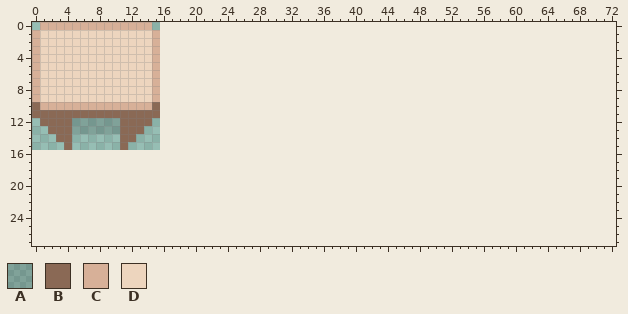
File history of a sprite sheet, site/img/section-title.png. The picture above was drawn from the file before the commit.
The file is 32x32 pixels, drawn in blocks of 2x2; one block is one cell here. The old version is drawn lined up with the new one, on the new canvas.
Palette (. is transparent): A #00000026  B #8a6955  C #d7b098  D #edd5be
Pixels before, first column x 0:
 0 .CCCCCCCCCCCCCC.
 1 CDDDDDDDDDDDDDDC
 2 CDDDDDDDDDDDDDDC
 3 CDDDDDDDDDDDDDDC
 4 CDDDDDDDDDDDDDDC
 5 CDDDDDDDDDDDDDDC
 6 CDDDDDDDDDDDDDDC
 7 CDDDDDDDDDDDDDDC
 8 CDDDDDDDDDDDDDDC
 9 CDDDDDDDDDDDDDDC
10 BCCCCCCCCCCCCCCB
11 BBBBBBBBBBBBBBBB
12 .BBBBAAAAAABBBB.
13 ..BBBAAAAAABBB..
14 ...BB......BB...
15 ....B......B....
The result:
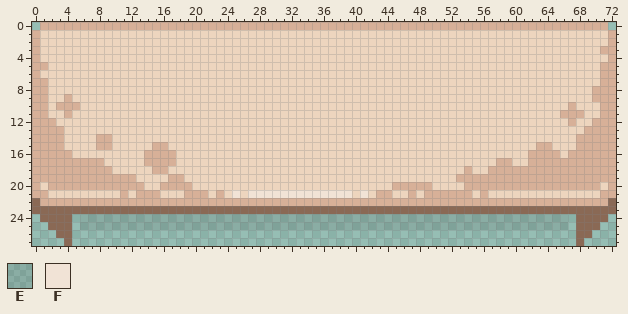
Colours new in this view: E #33333320  F #f1e3d6
The exact change:
canvas 16x16 -> 73x28
Changed rows in their new state; - is an unchanged pixel.
first column x 0:
 0 ---------------CCCCCCCCCCCCCCCCCCCCCCCCCCCCCCCCCCCCCCCCCCCCCCCCCCCCCCCCC-
 1 ---------------DDDDDDDDDDDDDDDDDDDDDDDDDDDDDDDDDDDDDDDDDDDDDDDDDDDDDDDDDC
 2 ---------------DDDDDDDDDDDDDDDDDDDDDDDDDDDDDDDDDDDDDDDDDDDDDDDDDDDDDDDDDC
 3 ---------------DDDDDDDDDDDDDDDDDDDDDDDDDDDDDDDDDDDDDDDDDDDDDDDDDDDDDDDDCC
 4 ---------------DDDDDDDDDDDDDDDDDDDDDDDDDDDDDDDDDDDDDDDDDDDDDDDDDDDDDDDDDC
 5 -C-------------DDDDDDDDDDDDDDDDDDDDDDDDDDDDDDDDDDDDDDDDDDDDDDDDDDDDDDDDCC
 6 ---------------DDDDDDDDDDDDDDDDDDDDDDDDDDDDDDDDDDDDDDDDDDDDDDDDDDDDDDDDCC
 7 -C-------------DDDDDDDDDDDDDDDDDDDDDDDDDDDDDDDDDDDDDDDDDDDDDDDDDDDDDDDDCC
 8 -C-------------DDDDDDDDDDDDDDDDDDDDDDDDDDDDDDDDDDDDDDDDDDDDDDDDDDDDDDDCCC
 9 -C--C----------DDDDDDDDDDDDDDDDDDDDDDDDDDDDDDDDDDDDDDDDDDDDDDDDDDDDDDDCCC
10 C-D---DDDDDDDDDDDDDDDDDDDDDDDDDDDDDDDDDDDDDDDDDDDDDDDDDDDDDDDDDDDDDCDDDCC
11 CCDDCDDDDDDDDDDDDDDDDDDDDDDDDDDDDDDDDDDDDDDDDDDDDDDDDDDDDDDDDDDDDDCCCDDCC
12 CCCDDDDDDDDDDDDDDDDDDDDDDDDDDDDDDDDDDDDDDDDDDDDDDDDDDDDDDDDDDDDDDDDCDDCCC
13 CCCCDDDDDDDDDDDDDDDDDDDDDDDDDDDDDDDDDDDDDDDDDDDDDDDDDDDDDDDDDDDDDDDDDCCCC
14 CCCCDDDDCCDDDDDDDDDDDDDDDDDDDDDDDDDDDDDDDDDDDDDDDDDDDDDDDDDDDDDDDDDDCCCCC
15 CCCCDDDDCCDDDDDCCDDDDDDDDDDDDDDDDDDDDDDDDDDDDDDDDDDDDDDDDDDDDDDCCDDDCCCCC
16 CCCCCDDDDDDDDDCCCCDDDDDDDDDDDDDDDDDDDDDDDDDDDDDDDDDDDDDDDDDDDDCCCCDCCCCCC
17 CCCCCCCCCDDDDDCCCCDDDDDDDDDDDDDDDDDDDDDDDDDDDDDDDDDDDDDDDDCCDDCCCCCCCCCCC
18 CCCCCCCCCCDDDDDCCDDDDDDDDDDDDDDDDDDDDDDDDDDDDDDDDDDDDDCDDCCCCCCCCCCCCCCCC
19 CCCCCCCCCCCCCDDDDCCDDDDDDDDDDDDDDDDDDDDDDDDDDDDDDDDDDCCCCCCCCCCCCCCCCCCCC
20 CDCCCCCCCCCCCCDDCCCCDDDDDDDDDDDDDDDDDDDDDDDDDCCCCCDDDDCCCCCCCCCCCCCCCCCDC
21 CCDDDDDDDDDCDCCCDDDCCCDCDFDFFFFFFFFFFFFFDFDCCDDCDCCCCCCDCDDDDDDDDDDDDDDCC
22 BCCCCCCCCCCCCCCCCCCCCCCCCCCCCCCCCCCCCCCCCCCCCCCCCCCCCCCCCCCCCCCCCCCCCCCCB
23 BBBBBBBBBBBBBBBBBBBBBBBBBBBBBBBBBBBBBBBBBBBBBBBBBBBBBBBBBBBBBBBBBBBBBBBBB
24 -BBBB-EEEEEEEEEEEEEEEEEEEEEEEEEEEEEEEEEEEEEEEEEEEEEEEEEEEEEEEEEEEEE-BBBB-
25 --BBB-EEEEEEEEEEEEEEEEEEEEEEEEEEEEEEEEEEEEEEEEEEEEEEEEEEEEEEEEEEEEE-BBB--
26 ---BB---------------------------------------------------------------BB---
27 ----B---------------------------------------------------------------B----
Boxes around the changes in both pictures, in picture pixels (x1, y1, x2, y2):
changed: (32, 22, 616, 246)
